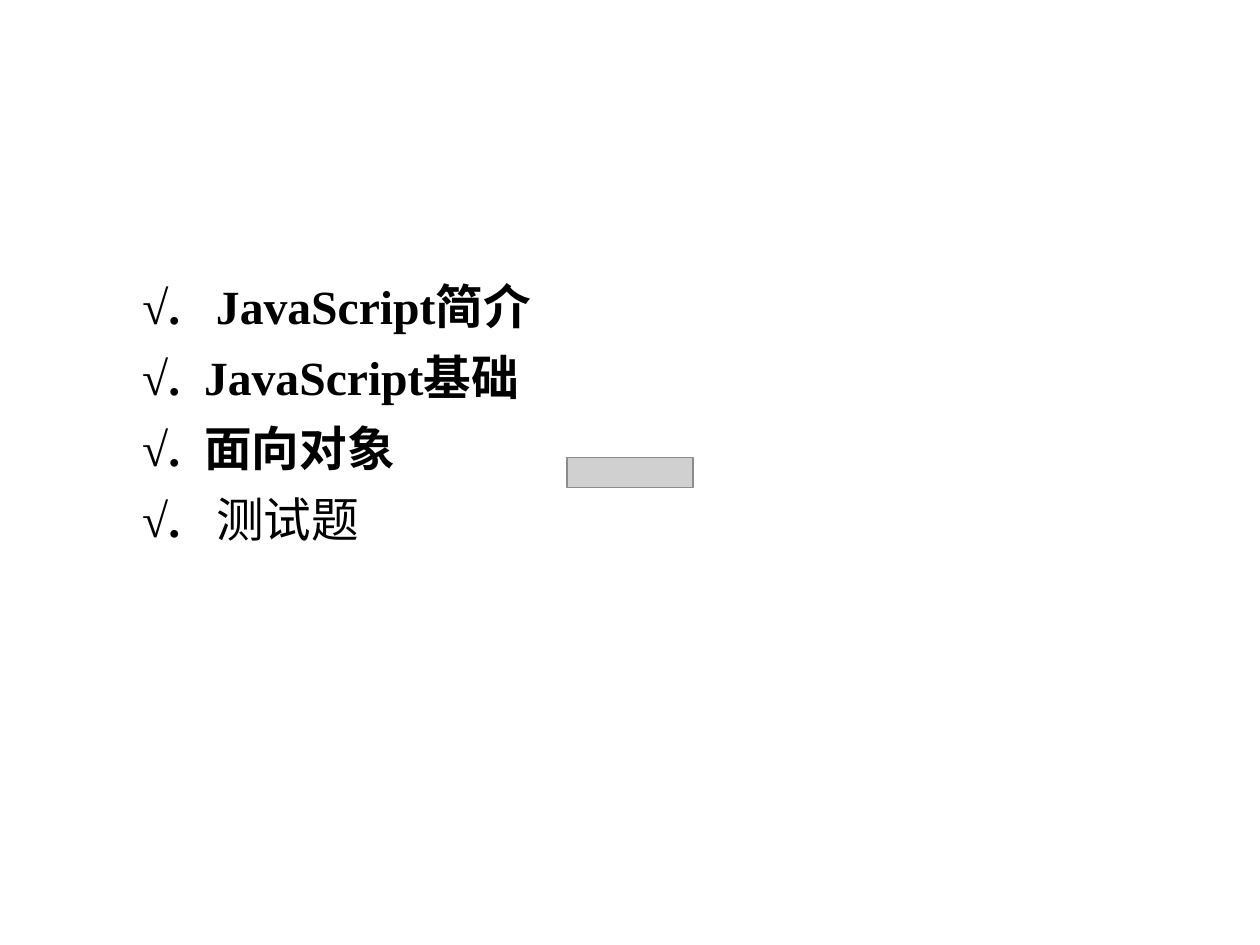
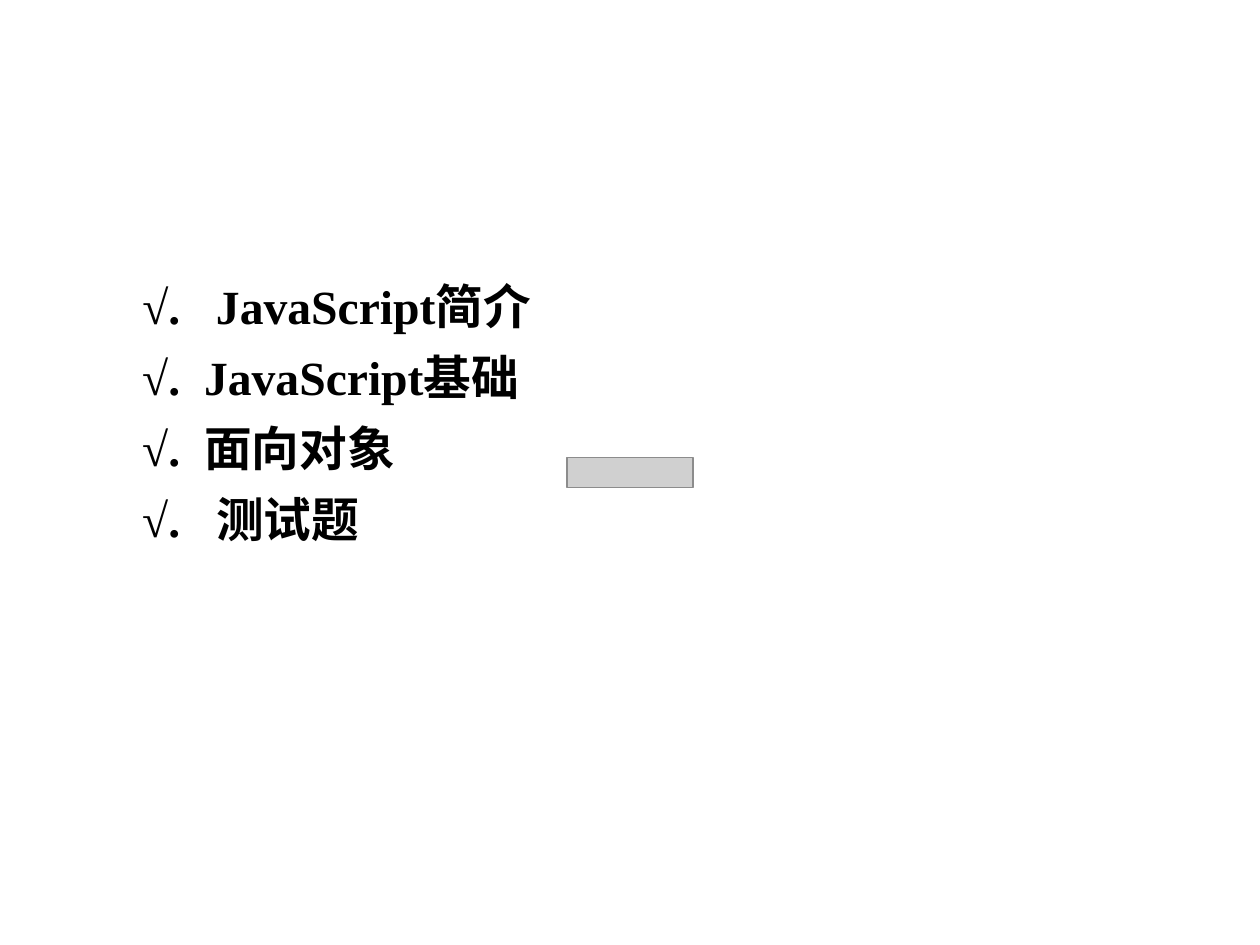
Before and after one commit to bifengganghyt/gitroot, a slide deck: slide 3 of javaweb/【0】front-end/【1】javascript/JavaScript基础.ppt. Drawn at 1260x945 pixels with LibreOffice and Linux fonts; fonts in the diff are those of the drawing; grey boxes stand for pictures; background and template pictures are left out. Boxes give left, top, right and bottom in pixels: in the first picture for what was removed or moved away, otherwise in the second. Text is boxed around its words. In the diff, an @@ line names an element or a change of style, - is before the commit and + after.

```diff
--- a/javaweb/【0】front-end/【1】javascript/JavaScript基础.ppt
+++ b/javaweb/【0】front-end/【1】javascript/JavaScript基础.ppt
@@ text at (216, 497, 359, 541): bold on in "测试题" @@
```
Also in this commit, not shown: 4 other slides changed, 26 slides added, 13 slides removed, 14 other files.
